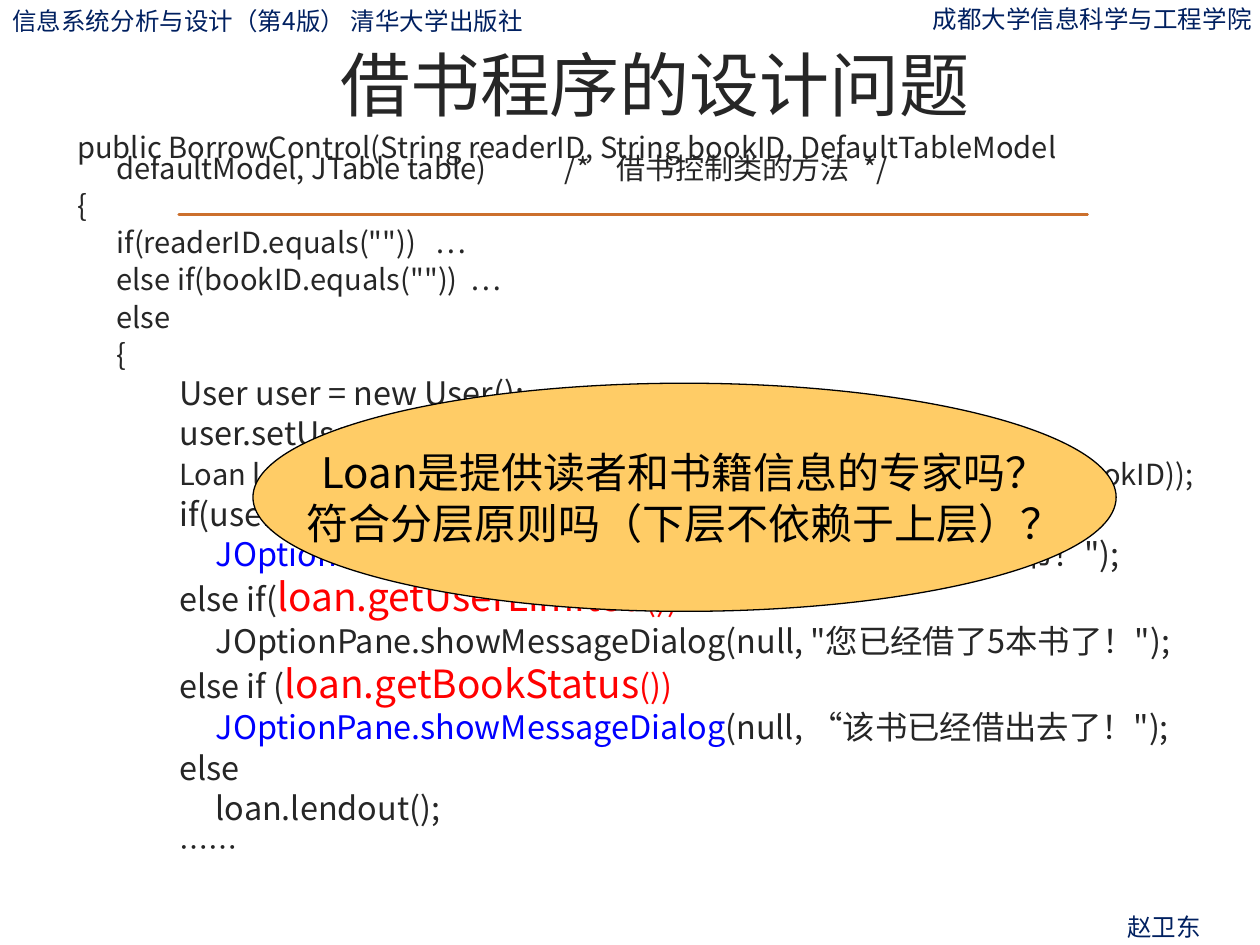
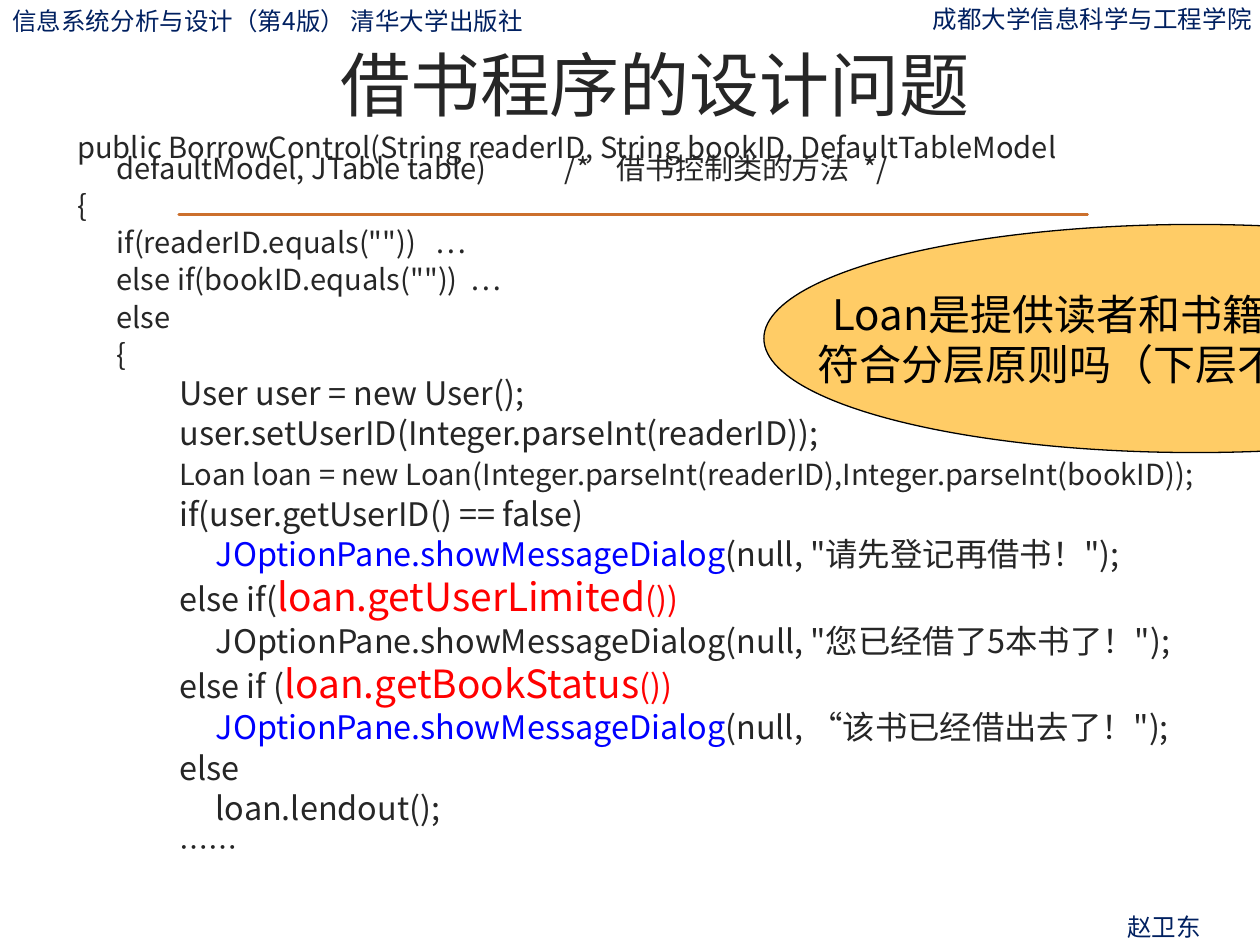
Before and after one commit to zwdcdu/is_analysis, a slide deck: slide 190 of ppt/第10章-系统总体设计.pptx. Drawn at 1260x945 pixels with LibreOffice and Linux fonts; fonts in the diff are those of the drawing; background and template pictures are left out. Boxes give left, top, right and bottom in pixels: in the first picture for what was removed or moved away, otherwise in the second. Text is boxed around its words. In the diff, an @@ line names an element or a change of style, - is before the commit and + after.

```diff
--- a/ppt/第10章-系统总体设计.pptx
+++ b/ppt/第10章-系统总体设计.pptx
@@ ellipse "Loan是提供读者和书籍信息的专家吗？": place and size @@
-ellipse "Loan是提供读者和书籍信息的专家吗？" at [253,383,1116,611]
+ellipse "Loan是提供读者和书籍信息的专家吗？" at [764,224,1260,452]
```
Also in this commit, not shown: 1 other slide changed, 2 other files.
